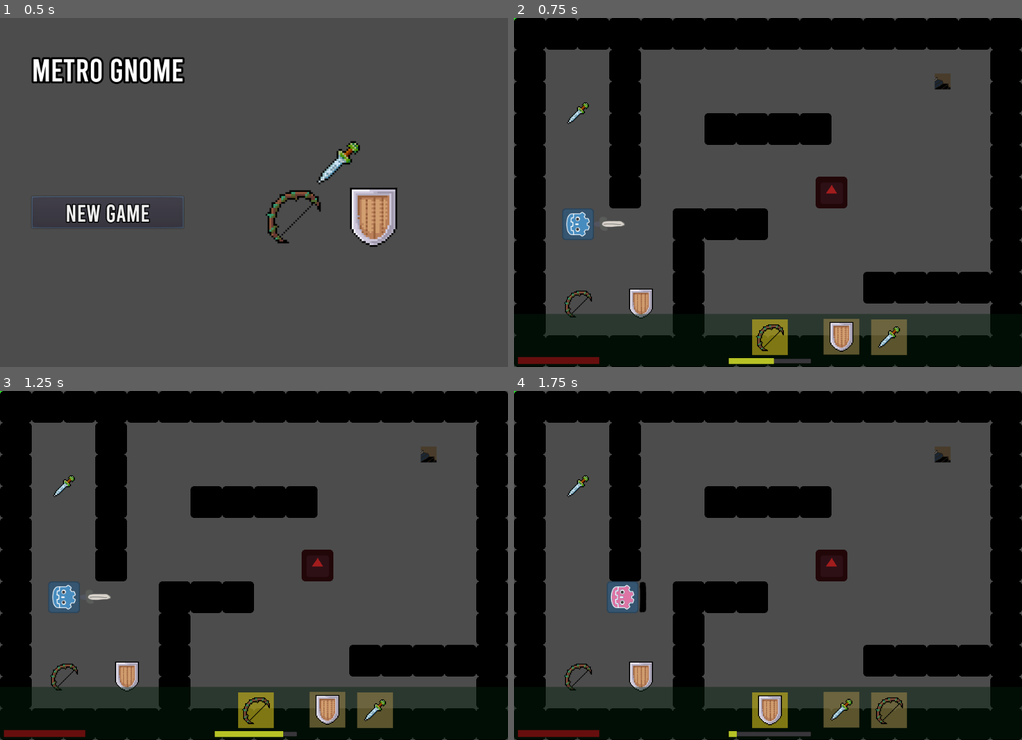
Above: before the commit, frames 1-4 (two rows, left to right).
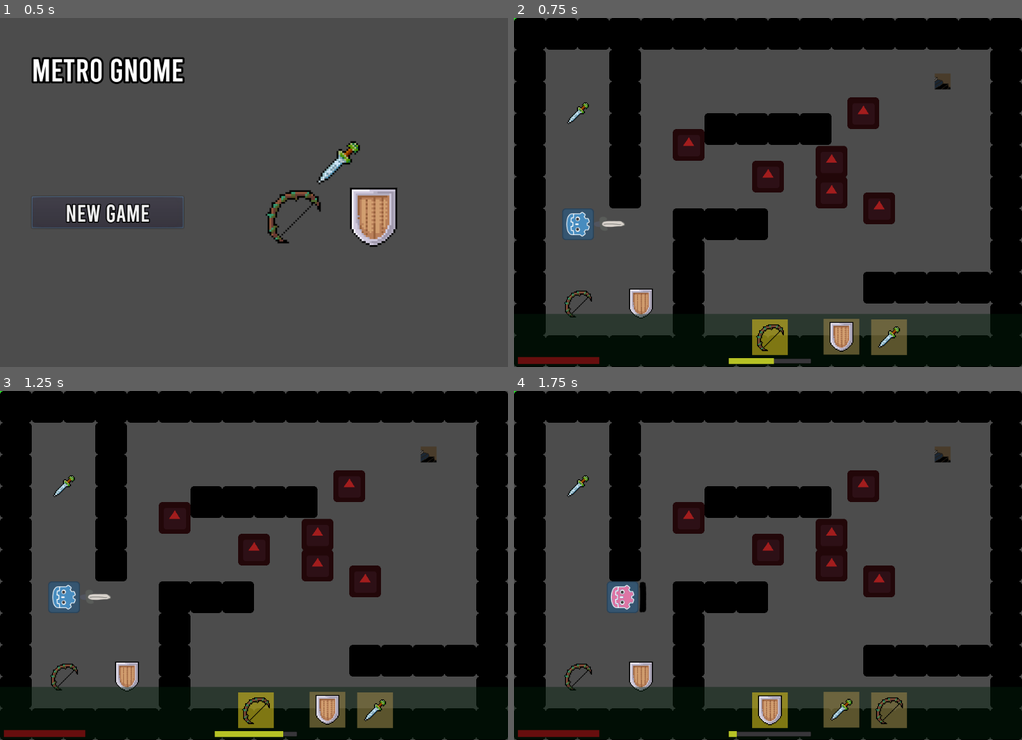
Above: after the commit, the same moments.

Repository: mfurtak/gmtk-game-jam-2019
Game: Godot game, scene res://menus/MainMenu.tscn
The game is run twice, just before and just after one commit, with the same random seed, the same clock (stepped at 60 frames per second) and the same inputs. The engine's default icon, where the game draws it, is replaced by a stand-in: a white triangle on a blue panel in a dark square.
Inputs:
- Up to frame 1 (0.5 s): no input
- Up to frame 2 (0.75 s): click "New Game" at 0.5 s
- Up to frame 3 (1.25 s): no input
- Up to frame 4 (1.75 s): hold Right (ui_right) from 1.28 s (still down); tap Space (ui_select) at 1.52 s

Frame 1 is identical in both runs. In frame 2, 2.8% of the frame differs, in the area x 31-75%, y 22-60%; in frame 3, 2.8%; in frame 4, 2.8%.

Commit message:
making magic

Diff:
--- a/gmtk-godot/LevelOmega.gd
+++ b/gmtk-godot/LevelOmega.gd
@@ -1,14 +1,17 @@
 extends Node2D
-var blob = load("res://Blob.tscn")
+var blob = "res://Thwomp.tscn"
 # Declare member variables here. Examples:
 # var a = 2
 # var b = "text"
 
 # Called when the node enters the scene tree for the first time.
 func _ready():
+	var newEnemy
 	for enemy in $TileMap/EnemySpawnPoints.get_children():
-		var newEnemy = blob.instance()
+		newEnemy = load(blob).instance()
+		add_child(newEnemy)
 		newEnemy.set_position(enemy.position)
+		print(newEnemy)
 # Called every frame. 'delta' is the elapsed time since the previous frame.
 #func _process(delta):
 #	pass
--- a/gmtk-godot/LevelOmega.tscn
+++ b/gmtk-godot/LevelOmega.tscn
@@ -9,9 +9,6 @@
 [ext_resource path="res://PlayerSpawn.tscn" type="PackedScene" id=7]
 [ext_resource path="res://simple_tileset.tres" type="TileSet" id=8]
 [ext_resource path="res://EnemySpawn.tscn" type="PackedScene" id=9]
-[ext_resource path="res://Ghostie.tscn" type="PackedScene" id=10]
-[ext_resource path="res://Blob.tscn" type="PackedScene" id=11]
-[ext_resource path="res://Thwomp.tscn" type="PackedScene" id=12]
 
 [node name="LevelOmega" type="Node2D"]
 script = ExtResource( 1 )
@@ -62,14 +59,3 @@
 
 [node name="EnemySpawn5" parent="TileMap/EnemySpawnPoints" instance=ExtResource( 9 )]
 position = Vector2( 736, 384 )
-
-[node name="PotentialEnemies" type="Node" parent="TileMap"]
-
-[node name="Ghostie" parent="TileMap/PotentialEnemies" instance=ExtResource( 10 )]
-visible = false
-
-[node name="Blob" parent="TileMap/PotentialEnemies" instance=ExtResource( 11 )]
-visible = false
-
-[node name="Thwomp" parent="TileMap/PotentialEnemies" instance=ExtResource( 12 )]
-visible = false
Not shown: 1 places in gmtk-godot/LevelOmega.tscn that only renumber resources
